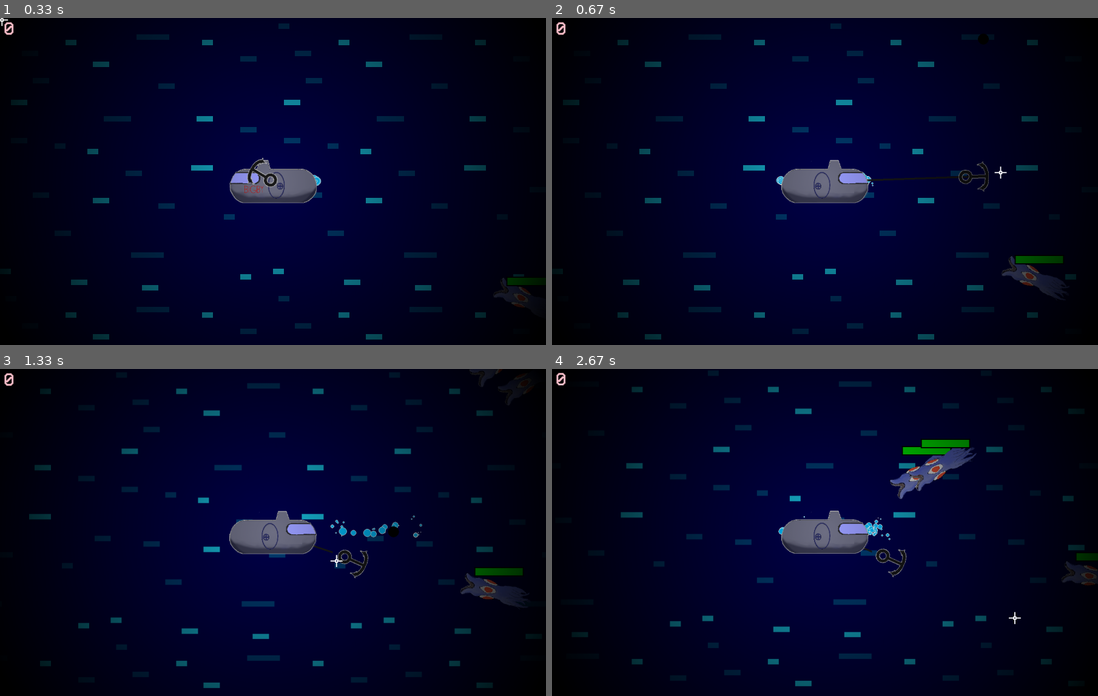
Above: before the commit, frames 1-4 (two rows, left to right).
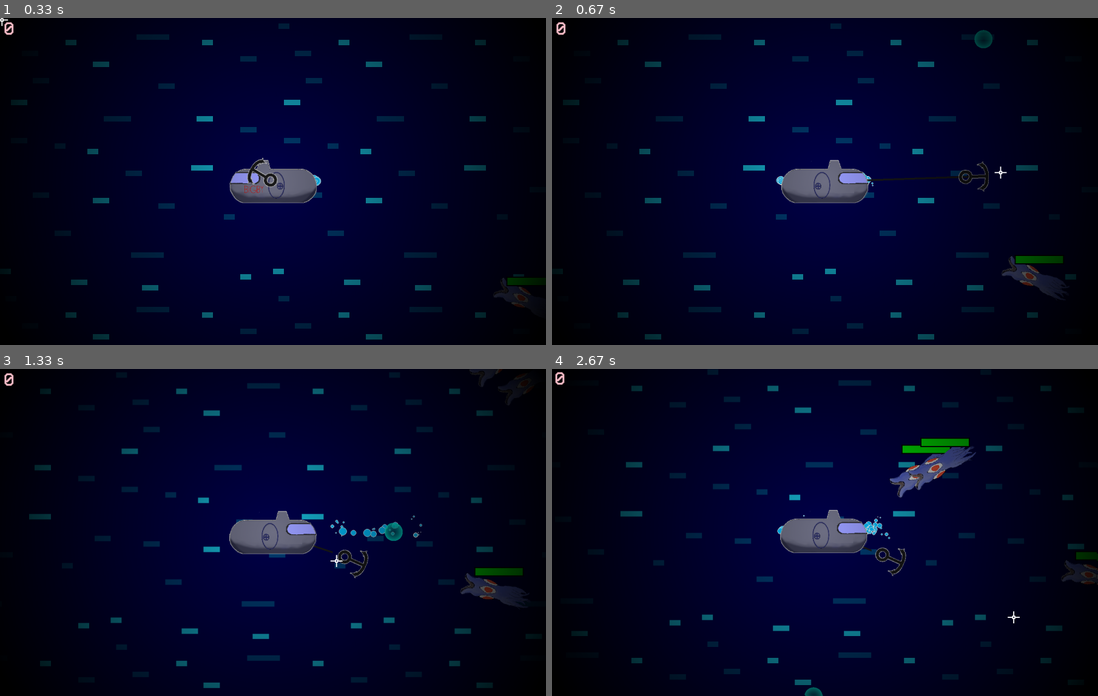
Above: after the commit, the same moments.

Repository: CurryMan1/Pygame-Halloween-GameJam-2023
Game: pygame game, started from main.py
Same seed, same stepped clock (60 frames per second), same inputs: the game is played once before the commit and once after it.
Inputs (mouse positions are in pixels of both pictures, inside the frame that each line leads up to):
- Up to frame 1 (0.33 s): no input
- Up to frame 2 (0.67 s): click (999, 171) at 0.38 s
- Up to frame 3 (1.33 s): tap Space at 0.73, 1.03 s; click (141, 535) at 0.75 s; click (338, 561) at 1.22 s
- Up to frame 4 (2.67 s): click (693, 467) at 1.55 s; click (825, 571) at 1.88 s; click (748, 463) at 2.22 s; click (1016, 617) at 2.55 s

Frame 1 is identical in both runs. In frame 2, 0.1% of the frame differs, in the area x 77-81%, y 3-10%; in frame 3, 0.1%; in frame 4, 2.4%, in the area x 0-100%, y 0-100%.

Commit message:
added plasmaballs

Diff:
--- a/entities.py
+++ b/entities.py
@@ -233,11 +233,10 @@
     KB = 7
 
     def __init__(self, x: int, y: int, x_vel: float, y_vel: float, image: pygame.surface.Surface = None):
-        image = pygame.surface.Surface((30, 30), pygame.SRCALPHA)
-        pygame.draw.circle(image, BLACK, (15, 15), 15)
         super().__init__(x, y, image)
         self.mask = pygame.mask.from_surface(self.image)
         self.x_vel, self.y_vel = x_vel, y_vel
+        self.speed = x_vel+y_vel
 
     def update(self, player_x_vel, player_y_vel):
         self.rect.centerx += self.x_vel + player_x_vel
--- a/main.py
+++ b/main.py
@@ -43,6 +43,7 @@
         #other
         self.crosshair = load_img('crosshair.png', True, 3)
         self.overlay = load_img('overlay.png', True)
+        self.plasmaball_img = load_img('plasmaball.png', True, 0.1)
 
         #game vars
         self.hearts = 0
@@ -154,7 +155,7 @@
                     self.add_hearts(enemy.rect.center, random.randint(2, 6))
                 if hasattr(enemy, 'last_shot'):
                     if enemy.last_shot == enemy.SHOOTING_DELAY:
-                        pball = PlasmaBall(*enemy.rect.center, *calculate_kb(CENTER, enemy.rect.center, enemy.SHOOTING_SPEED))
+                        pball = PlasmaBall(*enemy.rect.center, *calculate_kb(CENTER, enemy.rect.center, enemy.SHOOTING_SPEED), self.plasmaball_img)
                         self.projectile_group.append(pball)
                         enemy.last_shot = 0
                 enemy.draw(DISPLAY)
@@ -193,6 +194,9 @@
                     enemy.on_cooldown = True
                     enemy.x_vel, enemy.y_vel = calculate_kb(enemy.rect.center, self.anchor.rect.center, 14)
                     self.anchor.mode = 'return'
+                #anchor-projectile_group
+                for projectile in pygame.sprite.spritecollide(self.anchor, self.projectile_group, False, pygame.sprite.collide_mask):
+                    projectile.x_vel, projectile.y_vel = calculate_kb(projectile.rect.center, self.anchor.rect.center, projectile.speed)
             #anchor-heart
             for heart in pygame.sprite.spritecollide(self.anchor, self.heart_group, False, pygame.sprite.collide_mask):
                 self.heart_group.remove(heart)
Binary file added: assets/img/plasmaball.png
